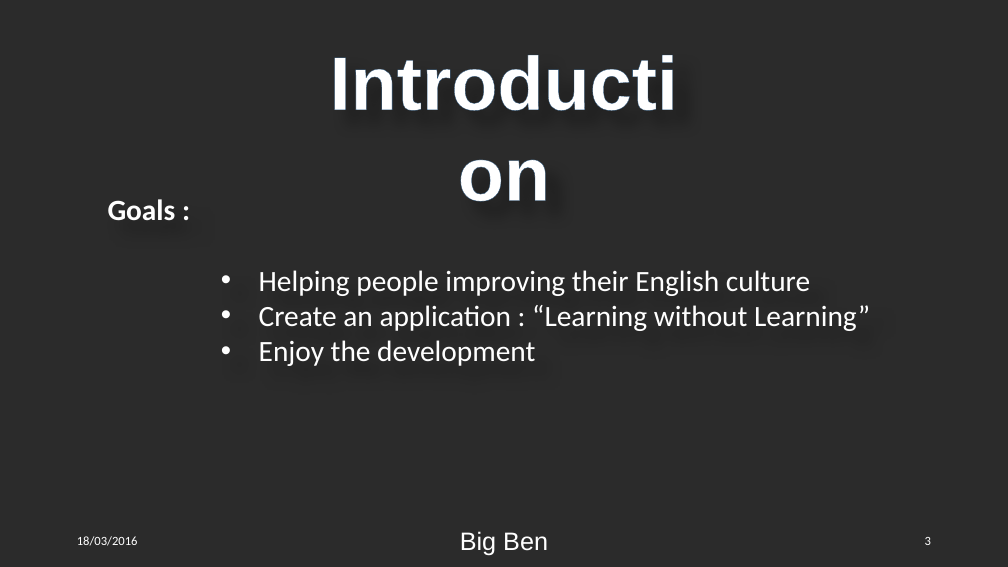
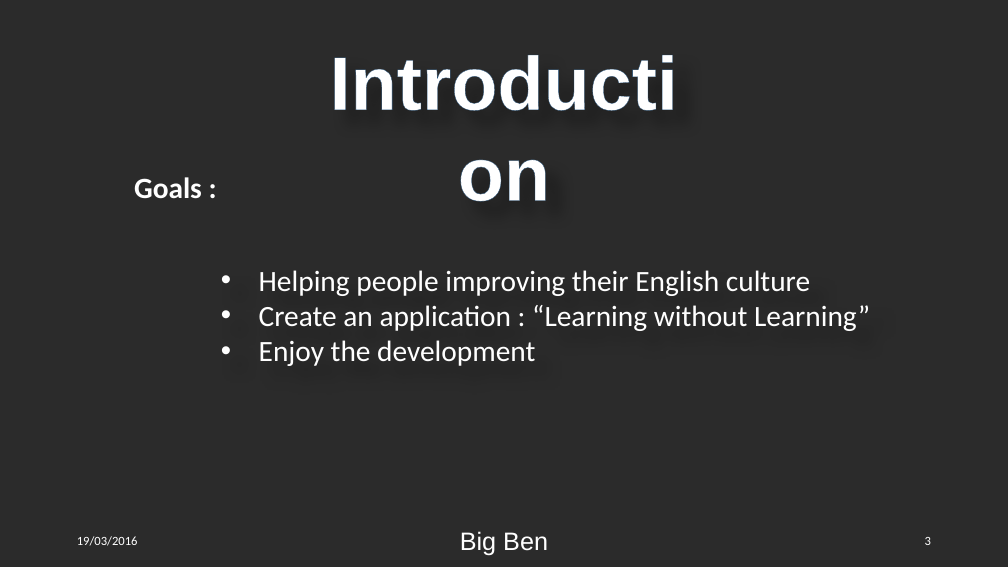
Before and after one commit to Qu1lby/BigBen, a slide deck: slide 3 of Presentation.pptx. Drawn at 1008x567 pixels with LibreOffice and Linux fonts; fonts in the diff are those of the drawing; background and template pictures are left out; a plain dark background stands for a picture behind light text. Boxes give left, top, right and bottom in pixels: in the first picture for what was removed or moved away, otherwise in the second. Text is boxed around its words. In the diff, an @@ line names an element or a change of style, - is before the commit and + after.

```diff
--- a/Presentation.pptx
+++ b/Presentation.pptx
@@ text added at [134, 177, 202, 199], 28 pt, text #FFFFFF, bold @@
+Goals :
@@ text at [108, 199, 176, 220]: paragraph removed @@
-Goals :
@@ text at [77, 536, 138, 546]: text changed @@
-18/03/2016
+19/03/2016
```
Also in this commit, not shown: 6 other slides changed, 4 slides added.
